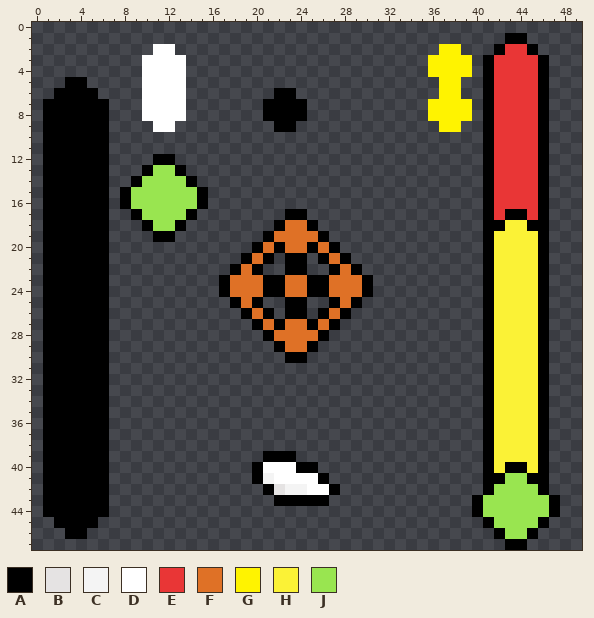
Sprite sheet, stored at assets/sprites/aim_system2.png. That is the earlier state.
The file is 64x48 pixels. Colours within 5 levels of each other are drawn and written as one. Shown: x 0..49, y 0..47. The old version is drawn lined up with the new one, on the new canvas.
Palette (. is transparent): A #000000  B #e5e3e3  C #f4f4f4  D #ffffff  E #e93636  F #df7126  G #fff300  H #fbf236  J #99e550
Now the later version:
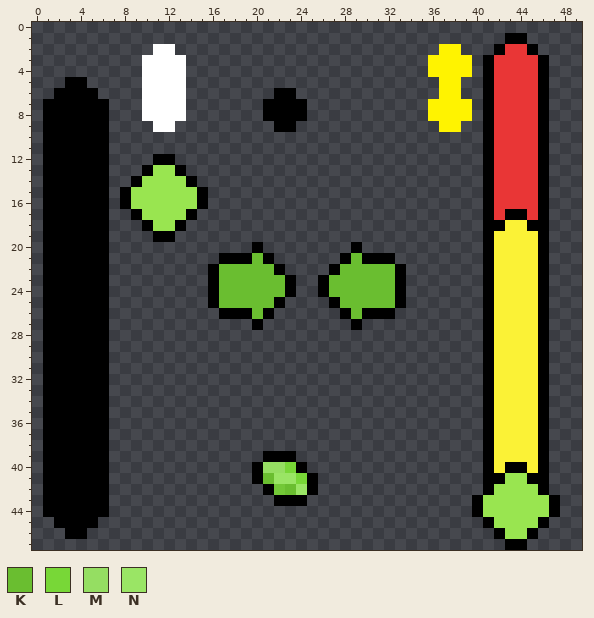
Colours new in this view: K #6abe30  L #78d737  M #95de62  N #9ae565
Changes in this commit:
canvas 64x48 -> 96x48
colour B: #e5e3e3 -> #73c837
y 17: x 23..24 AA -> ..
y 18: x 22..25 AFFA -> ....
y 19: x 21..26 AFFFFA -> ......
y 20: x 21..27 FAFFAFA -> .......; x 29 . -> A
y 21: x 17..18 .. -> AA; x 20 F -> K; x 23..24 AA -> ..; x 26..27 AF -> ..; x 29..32 .... -> KAAA
y 22: x 16..24 ..AFA..AA -> AKKKKKA..; x 28..33 FA.... -> KKKKKA
y 23..24: x 16..25 .AFFFAAFFA -> AKKKKKKA..; x 27..33 FFFA... -> KKKKKKA
y 25: x 16..24 ..AFA..AA -> AKKKKKA..; x 28..33 FA.... -> KKKKKA
y 26: x 17..18 .. -> AA; x 20 F -> K; x 23..24 AA -> ..; x 26..27 AF -> ..; x 29..32 .... -> KAAA
y 27: x 21..27 FAFFAFA -> .......; x 29 . -> A
y 28: x 21..26 AFFFFA -> ......
y 29: x 22..25 AFFA -> ....
y 30: x 23..24 AA -> ..
y 40: x 21..23 DDD -> MML; x 25 A -> .
y 41: x 21..26 CDDDDA -> KNNLA.
y 42: x 23..27 CCDDA -> KNA..
y 43: x 25..26 AA -> ..
Changed places in both pictures, as pixel boxes (x1, y1, x2, y2):
changed: (208, 209, 406, 363)
changed: (263, 462, 340, 506)
